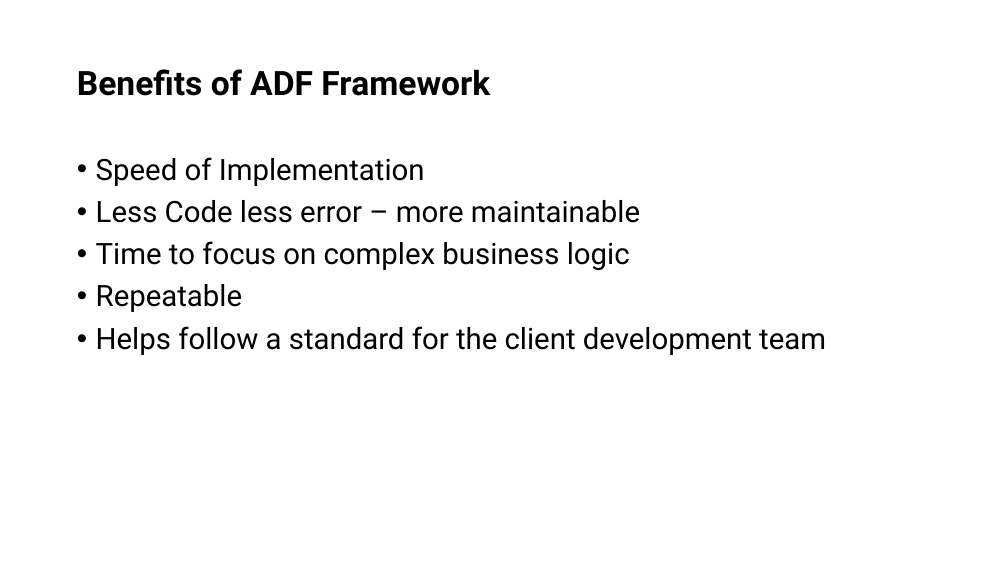
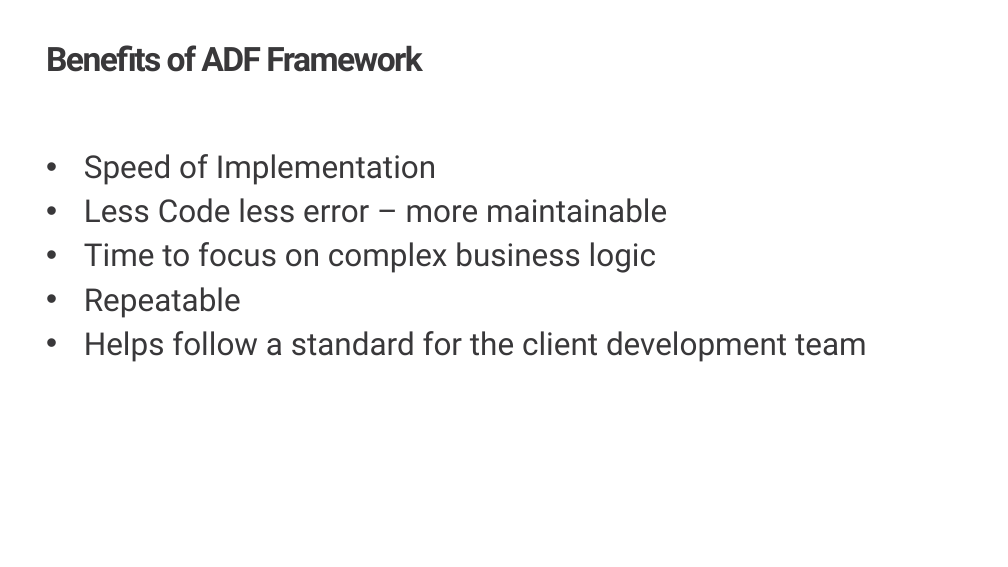
Before and after one commit to rahulunlimited/adflab, a slide deck: slide 4 of docs/ADFLab Design Pattern.pptx (slide 8 before the commit). Drawn at 1008x567 pixels with LibreOffice and Linux fonts; fonts in the diff are those of the drawing; background and template pictures are left out. Boxes give left, top, right and bottom in pixels: in the first picture for what was removed or moved away, otherwise in the second. Text is boxed around its words. In the diff, an @@ line names an element or a change of style, - is before the commit and + after.

```diff
--- a/docs/ADFLab Design Pattern.pptx
+++ b/docs/ADFLab Design Pattern.pptx
@@ title "Benefits of ADF Framework": place and size @@
-title "Benefits of ADF Framework" at <box>77,69,490,96</box>
+title "Benefits of ADF Framework" at <box>46,45,423,72</box>
@@ title "Benefits of ADF Framework" at <box>46,45,423,72</box>: text colour #000000 to #38383A, letter spacing 0 to -1.5 pt; line spacing 0.9 to 1 @@
@@ text "Speed of Implementation": place and size @@
-text "Speed of Implementation" at <box>96,157,826,355</box>
+text "Speed of Implementation" at <box>84,154,867,362</box>
@@ text "Speed of Implementation" at <box>84,154,867,362</box>: size 28 to 30 pt, text colour #000000 to #38383A; indent changed; line spacing 0.9 to 1; less space between paragraphs @@
```
Also in this commit, not shown: 7 other slides changed, 1 slide added, 2 other files.
